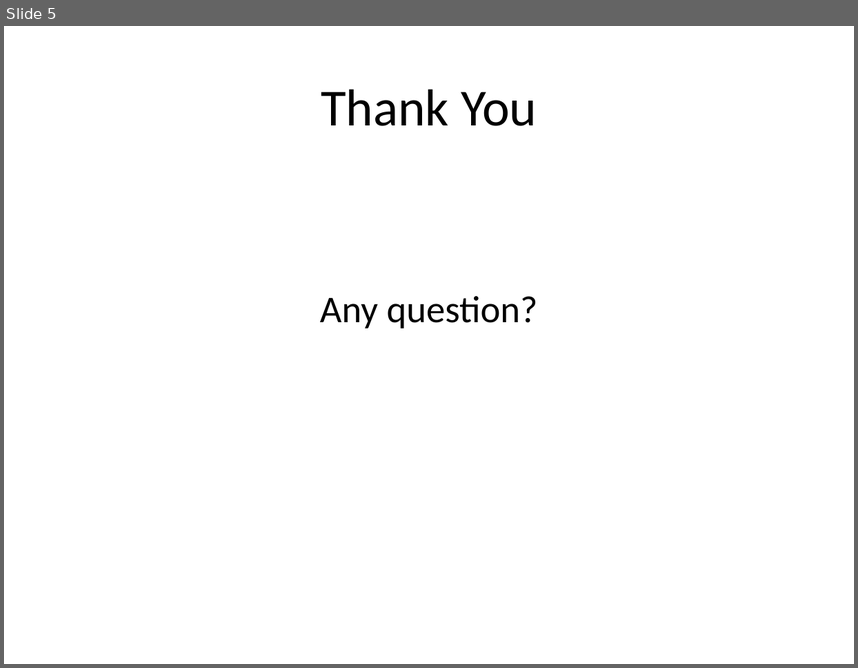
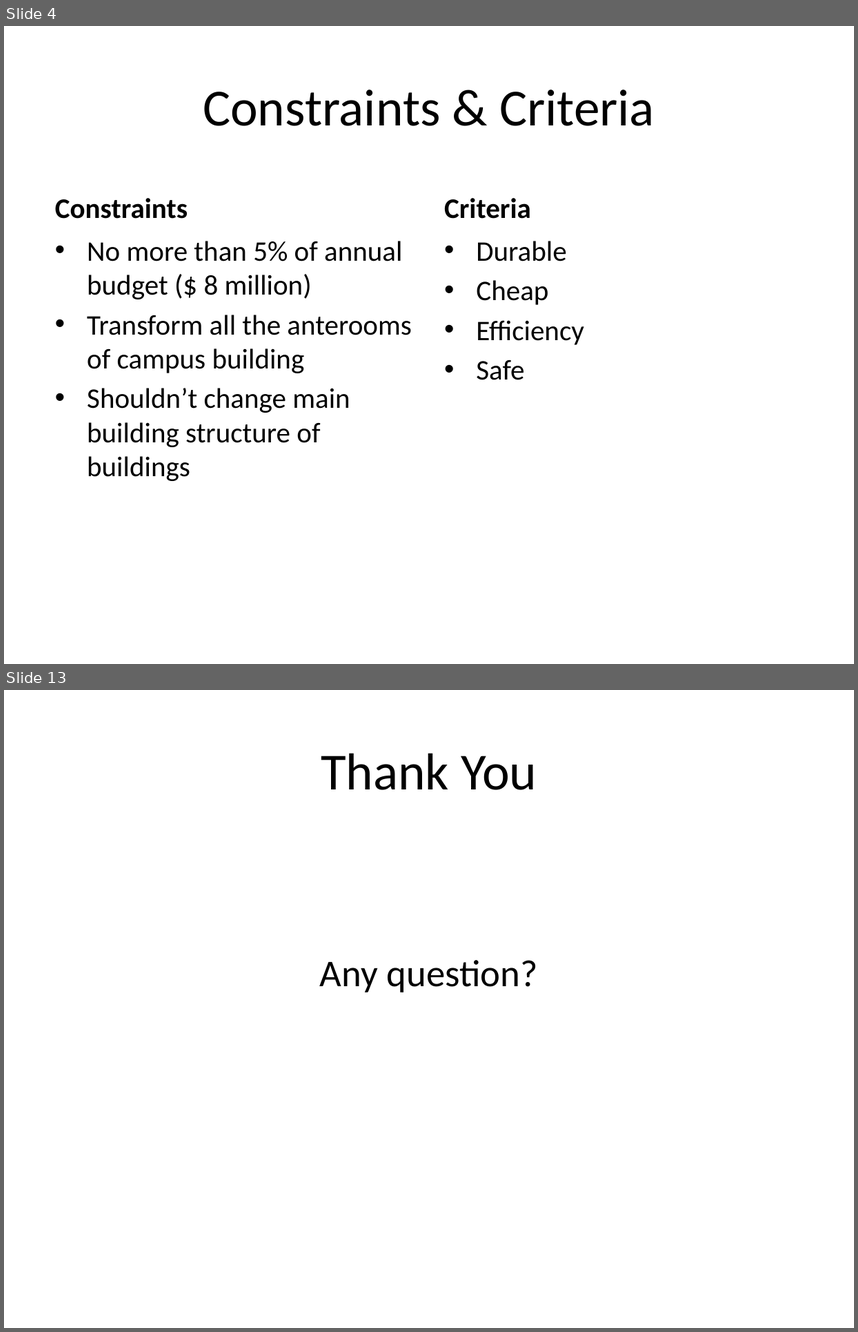
Before and after one commit to kaxi1111/SB, a slide deck: Final Research Presentation.pptx. Shown one above the other, each under a label of ours: slide 5 before the commit, slides 4 and 13 after it; the slides between them are not shown. The pictures are 858x668 and 858x1332 pixels, drawn with LibreOffice and Linux fonts; fonts in the diff are those of the drawing. Boxes give left, top, right and bottom in pixels: in the first picture for what was removed or moved away, otherwise in the second. Text is boxed around its words. In the diff, an @@ line names an element or a change of style, - is before the commit and + after.

```diff
--- a/Final Research Presentation.pptx
+++ b/Final Research Presentation.pptx
@@ slide 4 added at [4,26,854,664], background #FFFFFF @@
@@ title added at [203,89,655,126], 44 pt, text #000000 @@
+Constraints & Criteria
@@ text added at [55,198,188,219], 24 pt, text #000000, bold @@
+Constraints
@@ text added at [444,198,531,219], 24 pt, text #000000, bold @@
+Criteria
@@ text added at [87,241,411,481], 24 pt, text #000000 @@
+• No more than 5% of annual budget ($ 8 million)
+• Transform all the anterooms of campus building
+• Shouldn’t change main building structure of buildings
@@ text added at [476,241,584,380], 24 pt, text #000000 @@
+• Durable
+• Cheap
+• Efficiency
+• Safe
@@ what was slide 5 is now slide 13 @@
```
Also in this commit, not shown: 3 slides changed, 8 other slides added, 1 slide removed, 2 other files.
